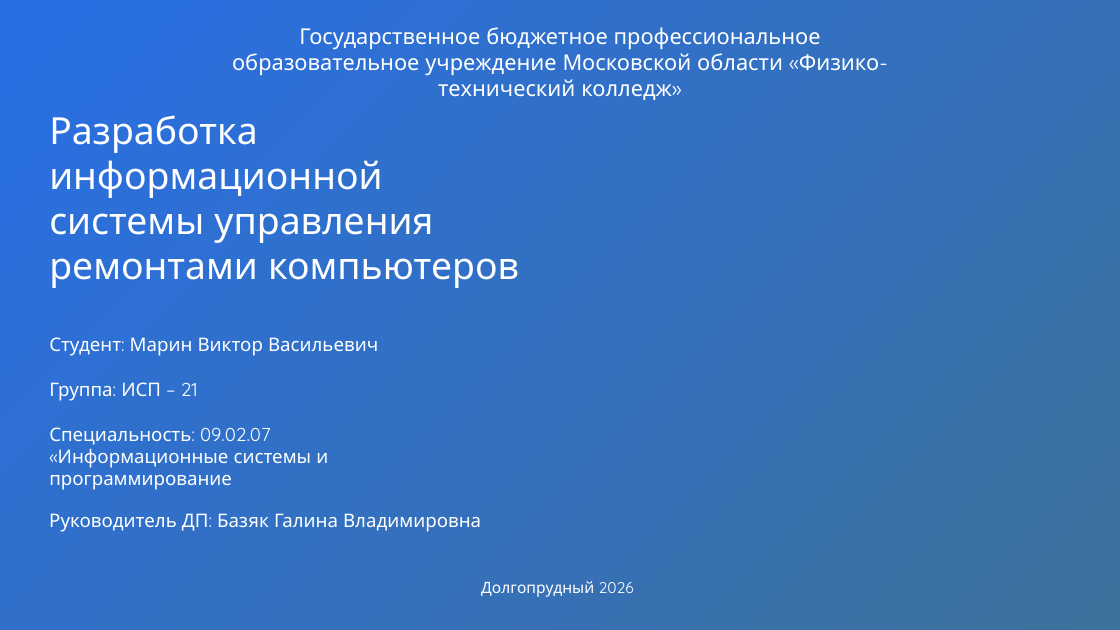
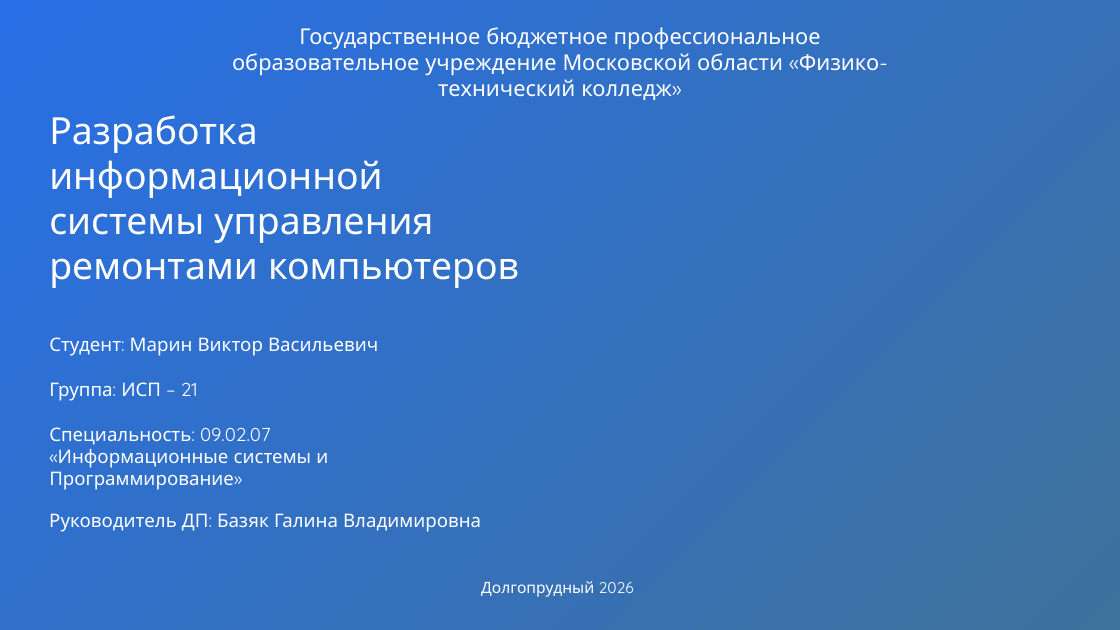
Before and after one commit to tmwsw/graduate, a slide deck: slide 1 of Презентация ДП Марин Виктор.pptx. Drawn at 1120x630 pixels with LibreOffice and Linux fonts; fonts in the diff are those of the drawing; background and template pictures are left out. Boxes give left, top, right and bottom in pixels: in the first picture for what was removed or moved away, otherwise in the second. Text is boxed around its words. In the diff, an @@ line names an element or a change of style, - is before the commit and + after.

```diff
--- a/Презентация ДП Марин Виктор.pptx
+++ b/Презентация ДП Марин Виктор.pptx
@@ text at <box>49,471,234,490</box>: text changed @@
-программирование
+Программирование»
```
Also in this commit, not shown: 1 other file.
